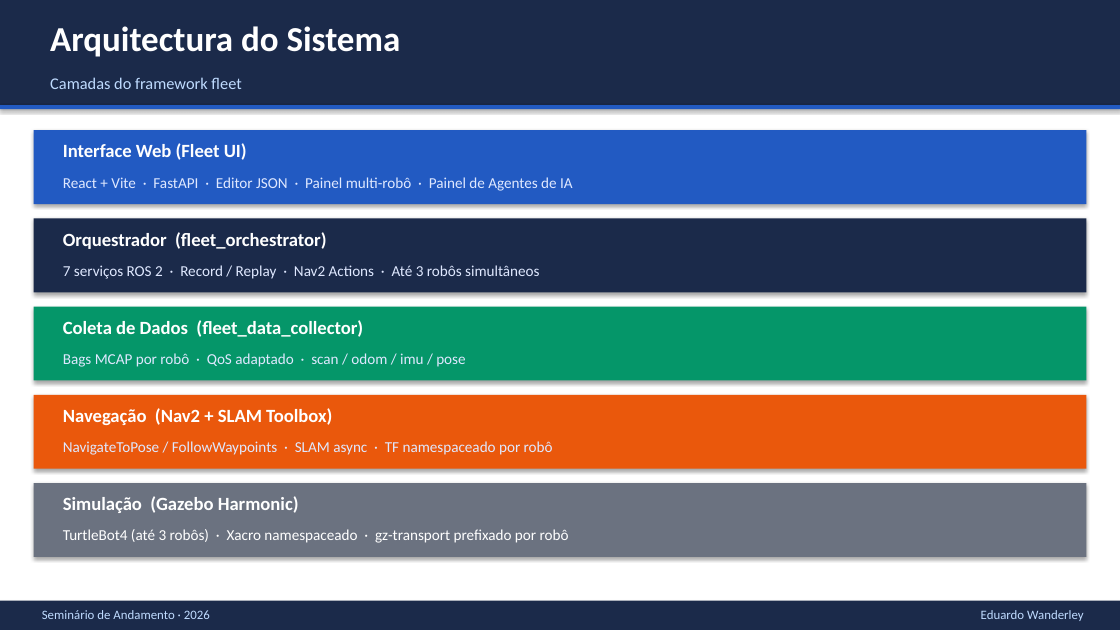
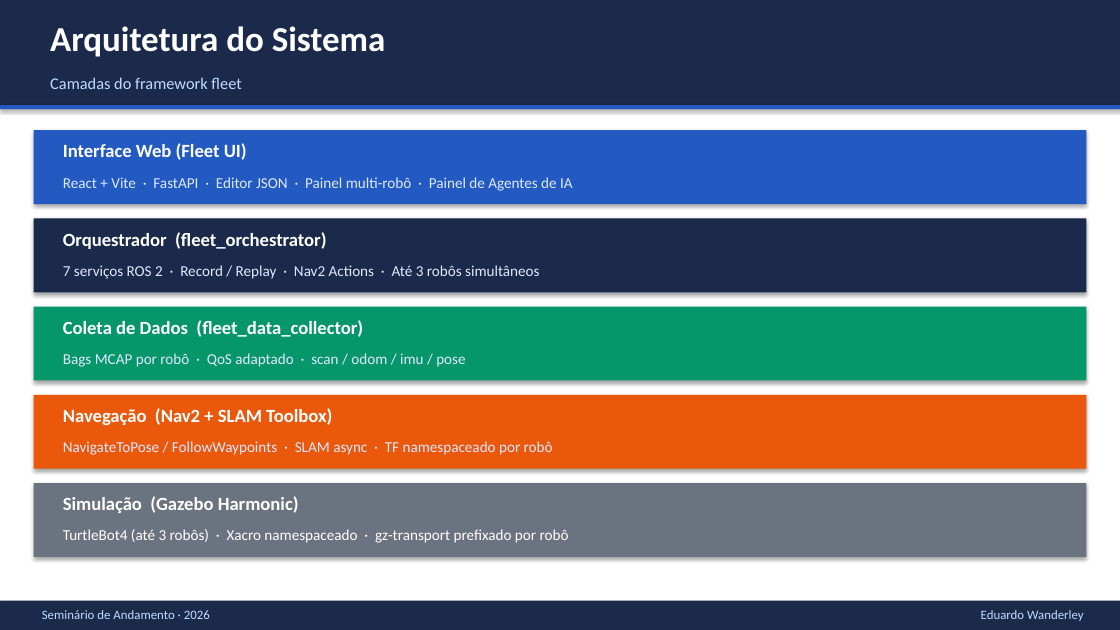
Before and after one commit to eduardowanderleyde/fleet-ui, a slide deck: slide 5 of disserta-apresenta/apresentacao_seminario.pptx. Drawn at 1120x630 pixels with LibreOffice and Linux fonts; fonts in the diff are those of the drawing. Boxes give left, top, right and bottom in pixels: in the first picture for what was removed or moved away, otherwise in the second. Text is boxed around its words. In the diff, an @@ line names an element or a change of style, - is before the commit and + after.

Commit message:
Fix European-Portuguese spellings in the seminar deck (PT-PT vs PT-BR)
"Objectivos", "Arquitectura", "directo", "actua" and "trajectória(s)" are
European Portuguese spelling — the dissertation itself and every other part
of this Brazilian (UFPE) presentation use the Brazilian forms without the
silent consonant. Fixed all 10 occurrences across the Agenda, Motivação,
Objetivos, Arquitetura, Papéis and Metodologia slides. Re-validated
(schema/relationships passed) and re-read the content to confirm zero
matches remain for any of the affected words.

```diff
--- a/disserta-apresenta/apresentacao_seminario.pptx
+++ b/disserta-apresenta/apresentacao_seminario.pptx
@@ text at (50,26,386,57): text changed @@
-Arquitectura do Sistema
+Arquitetura do Sistema
```
Also in this commit, not shown: 6 other slides changed.
